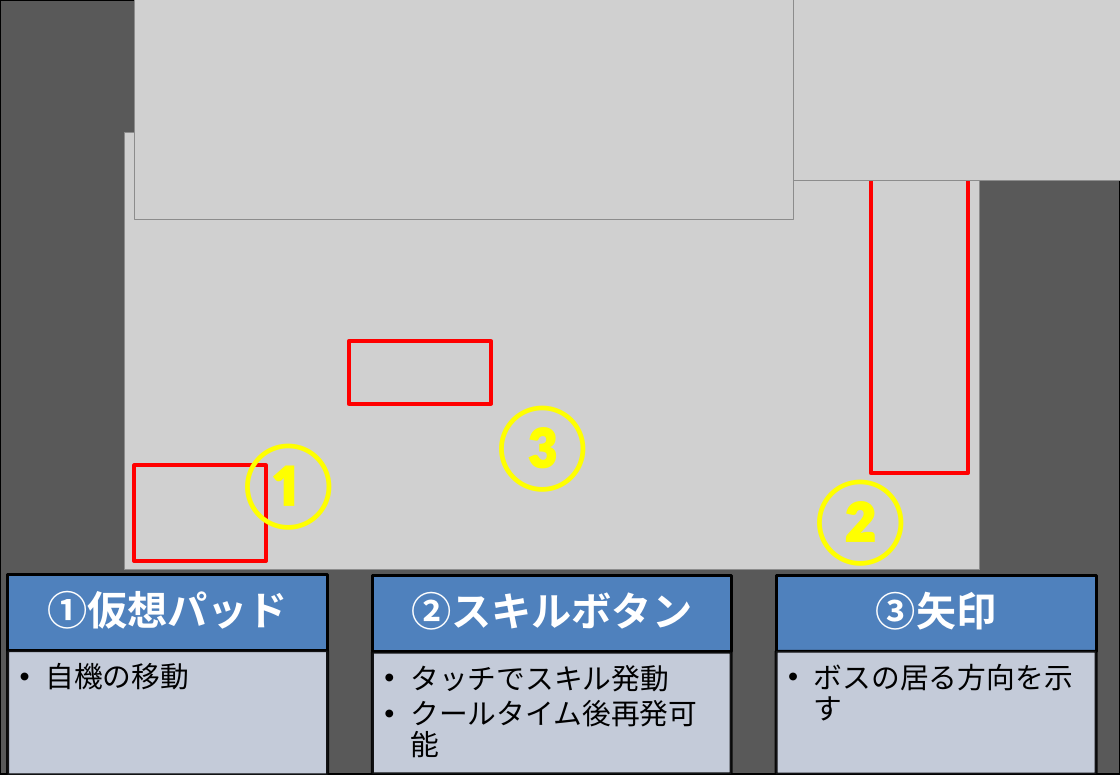
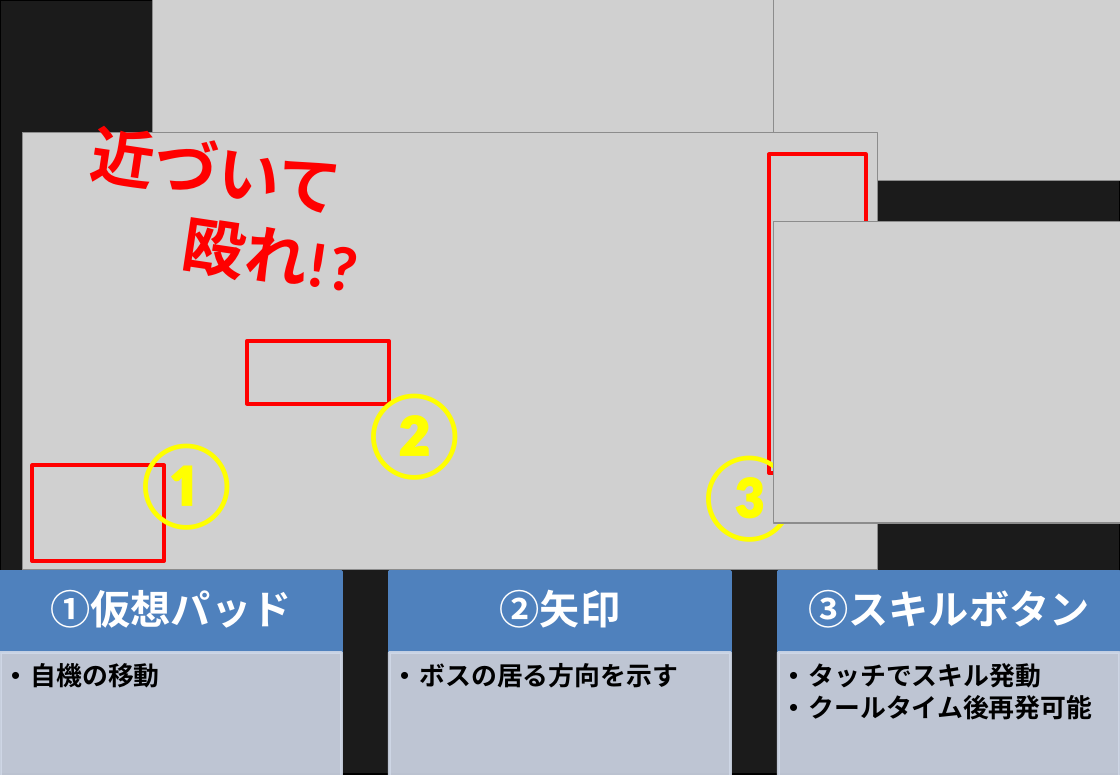
Before and after one commit to potohu9/testRpoji, a slide deck: slide 1 of 説明書.pptx. Drawn at 1120x775 pixels with LibreOffice and Linux fonts; fonts in the diff are those of the drawing; grey boxes stand for pictures. Boxes give left, top, right and bottom in pixels: in the first picture for what was removed or moved away, otherwise in the second. Text is boxed around its words. In the diff, an @@ line names an element or a change of style, - is before the commit and + after.

```diff
--- a/説明書.pptx
+++ b/説明書.pptx
@@ rectangle at (x1=0, y1=0, x2=1120, y2=775): fill #595959 to #1B1B1B @@
@@ picture removed at (x1=134, y1=0, x2=793, y2=219) @@
@@ picture added at (x1=153, y1=0, x2=774, y2=160) @@
@@ picture added at (x1=185, y1=0, x2=714, y2=282) @@
@@ text added at (x1=89, y1=114, x2=337, y2=284), 44 pt, text #FF0000, bold @@
+近づいて
+殴れ!?
@@ picture added at (x1=774, y1=222, x2=1120, y2=523) @@
@@ text "②" moved from (x1=803, y1=479, x2=917, y2=570) to (x1=357, y1=392, x2=471, y2=480) @@
@@ text "③" moved from (x1=485, y1=403, x2=599, y2=492) to (x1=692, y1=454, x2=806, y2=542) @@
@@ 3 rectangles, 1 picture, 1 text moved together from (x1=125, y1=132, x2=980, y2=571) to (x1=23, y1=132, x2=878, y2=571) @@
@@ text "①仮想パッド" moved from (x1=47, y1=591, x2=288, y2=629) to (x1=51, y1=590, x2=292, y2=628) @@
@@ rectangle resized from (x1=7, y1=575, x2=328, y2=650) to (x1=0, y1=572, x2=341, y2=654) @@
@@ rectangle resized from (x1=372, y1=576, x2=731, y2=652) to (x1=390, y1=572, x2=731, y2=654) @@
@@ text removed at (x1=411, y1=592, x2=692, y2=630) @@
-②スキルボタン
@@ text added at (x1=500, y1=589, x2=620, y2=628), 28 pt, text #FFFFFF, bold @@
+②矢印
@@ outline #000000 2 pt to #4F81BD 2 pt in 3 elements at (x1=0, y1=572, x2=341, y2=654), (x1=390, y1=572, x2=731, y2=654), (x1=779, y1=572, x2=1120, y2=654) @@
@@ rectangle resized from (x1=777, y1=576, x2=1097, y2=652) to (x1=779, y1=572, x2=1120, y2=654) @@
@@ text added at (x1=808, y1=590, x2=1089, y2=628), 28 pt, text #FFFFFF, bold @@
+③スキルボタン
@@ text removed at (x1=876, y1=591, x2=996, y2=630) @@
-③矢印
@@ text "自機の移動" moved from (x1=45, y1=663, x2=189, y2=690) to (x1=31, y1=663, x2=160, y2=688) @@
@@ rectangle resized from (x1=7, y1=652, x2=328, y2=775) to (x1=0, y1=654, x2=341, y2=775) @@
@@ size 20 to 18 pt, bold on; indent changed in 3 elements at (x1=31, y1=663, x2=160, y2=688), (x1=809, y1=663, x2=1093, y2=720), (x1=420, y1=663, x2=678, y2=688) @@
@@ text "ボスの居る方向を示す" moved from (x1=814, y1=663, x2=1073, y2=721) to (x1=420, y1=663, x2=678, y2=688) @@
@@ rectangle resized from (x1=372, y1=653, x2=731, y2=775) to (x1=390, y1=654, x2=731, y2=775) @@
@@ text "タッチでスキル発動" moved from (x1=410, y1=665, x2=697, y2=758) to (x1=809, y1=663, x2=1093, y2=720) @@
@@ outline #000000 2 pt to #D0D8E8 2 pt in 3 elements at (x1=0, y1=654, x2=341, y2=775), (x1=390, y1=654, x2=731, y2=775), (x1=779, y1=654, x2=1120, y2=775) @@
@@ rectangle resized from (x1=777, y1=652, x2=1097, y2=775) to (x1=779, y1=654, x2=1120, y2=775) @@
```
Also in this commit, not shown: 1 other file.
